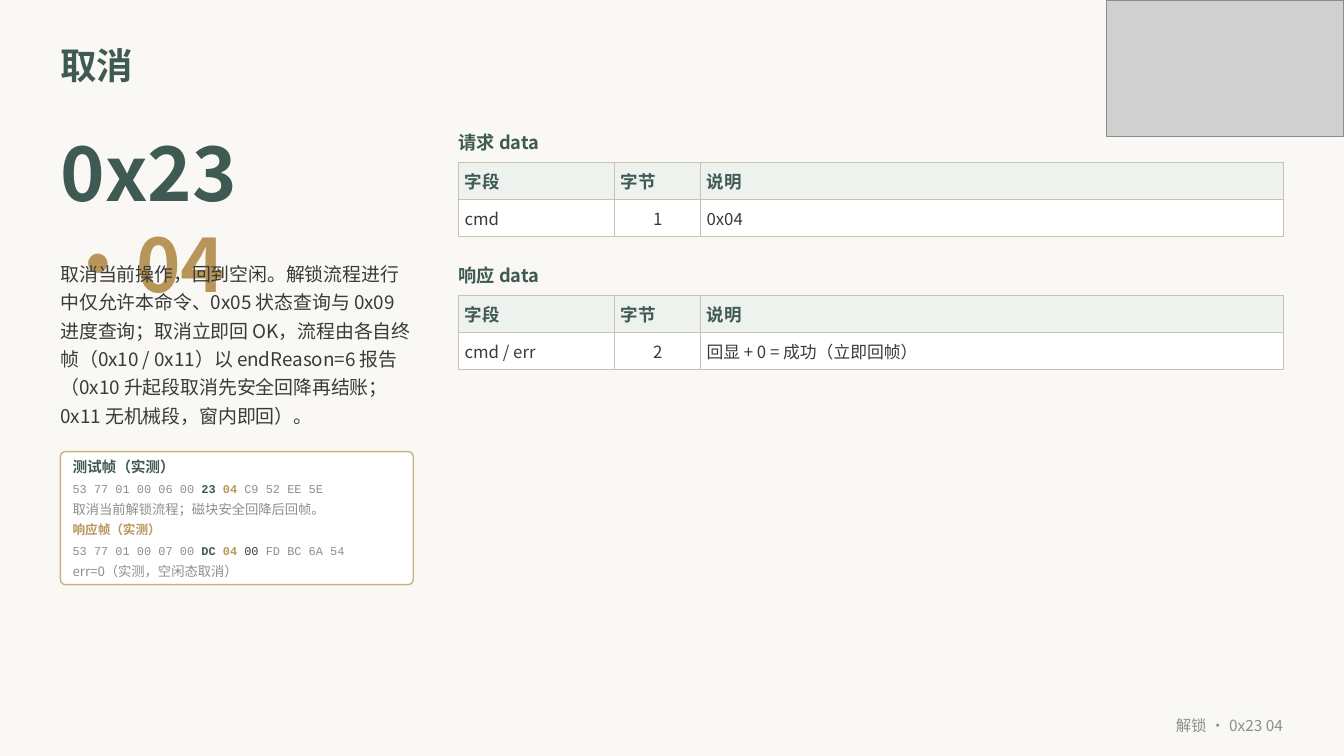
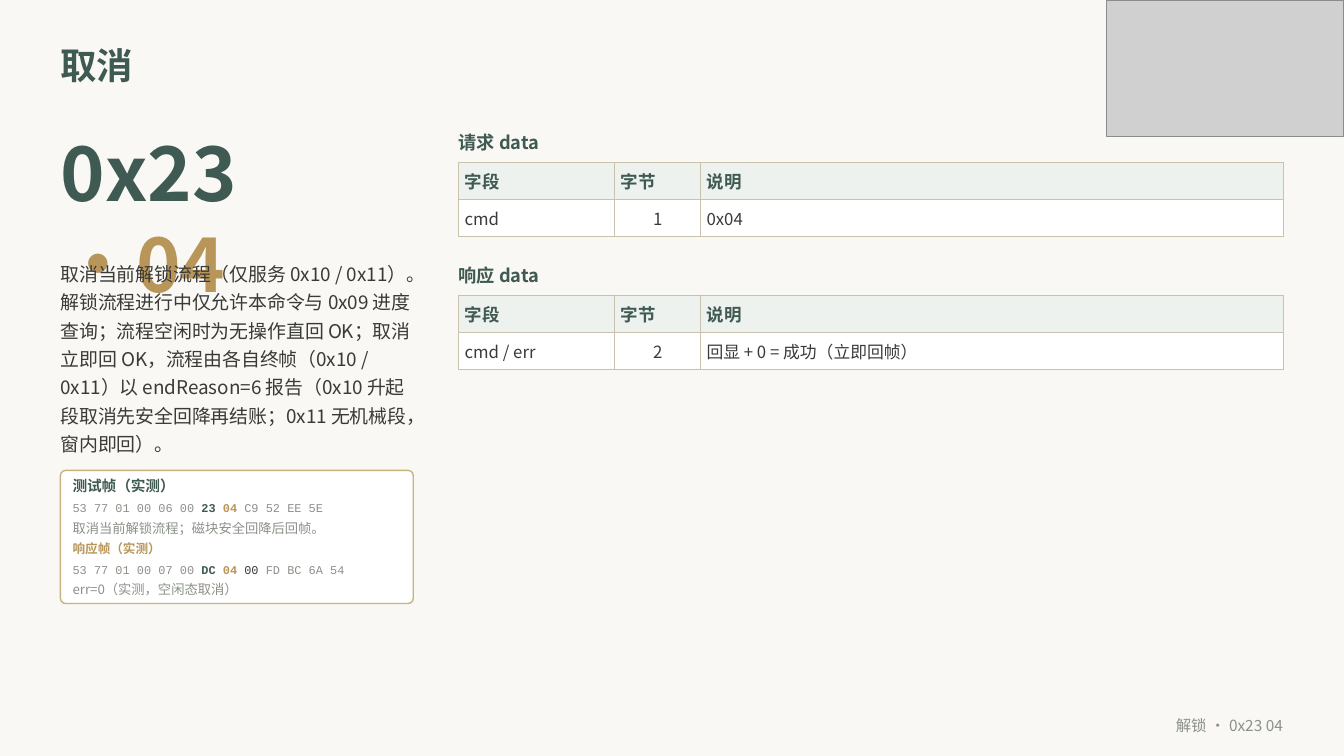
Before and after one commit to xrswnw/ZLR5401, a slide deck: slide 24 of Protocol/App_Protocol_V1.4.pptx. Drawn at 1344x756 pixels with LibreOffice and Linux fonts; fonts in the diff are those of the drawing; grey boxes stand for pictures. Boxes give left, top, right and bottom in pixels: in the first picture for what was removed or moved away, otherwise in the second. Text is boxed around its words. In the diff, an @@ line names an element or a change of style, - is before the commit and + after.

Commit message:
Round_018: 客户版协议文档 V1.4 重定版 — 仅现行落地形态 (0x10/0x11 双通道 + 0x04/0x09 statusBits 拉模式), 移除全部历史描述与已废除命令组页, V1.5/6/7 过渡版删除; judge 12 页验收 + 3 修复 (AM 消磁控制措辞/实测标注/AM 流程出口防裁切)

```diff
--- a/Protocol/App_Protocol_V1.4.pptx
+++ b/Protocol/App_Protocol_V1.4.pptx
@@ text at (x1=60, y1=262, x2=425, y2=453): text changed @@
-取消当前操作，回到空闲。解锁流程进行中仅允许本命令、0x05 状态查询与 0x09 进度查询；取消立即回 OK，流程由各自终帧（0x10 / 0x11）以 endReason=6 报告（0x10 升起段取消先安全回降再结账；0x11 无机械段，窗内即回）。
+取消当前解锁流程（仅服务 0x10 / 0x11）。解锁流程进行中仅允许本命令与 0x09 进度查询；流程空闲时为无操作直回 OK；取消立即回 OK，流程由各自终帧（0x10 / 0x11）以 endReason=6 报告（0x10 升起段取消先安全回降再结账；0x11 无机械段，窗内即回）。
@@ 6 texts, 1 rounded rectangle moved together from (x1=60, y1=452, x2=413, y2=585) to (x1=60, y1=471, x2=413, y2=604) @@
```
Also in this commit, not shown: 10 other slides changed, 1 slide added, 1 slide removed, 9 other files.
